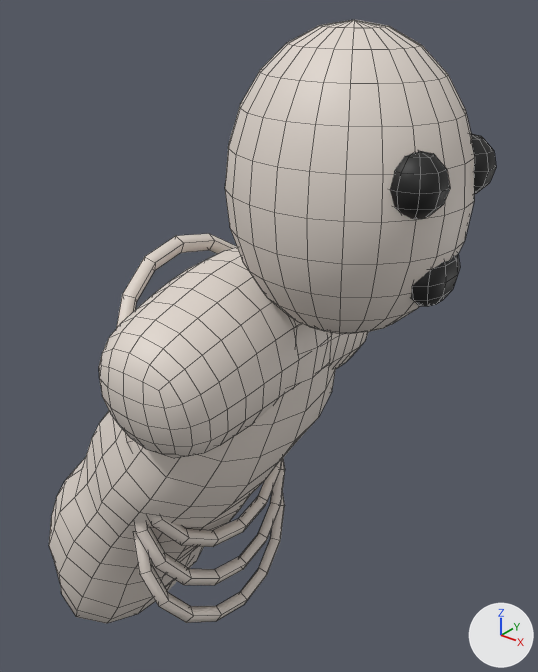
What one commit did to the FBX model Backrooms/RawAssets/Meshes/SM_Wretch_Torso.fbx.
One viewpoint serves both versions: a 50 mm lens placed at (0.623, -0.454, 0.704), pointed at (0.209, 0.064, 0.383). Every picture has the same lights, and +X, +Y and +Z are marked at lower right. The older version comes first. Mesh edges are drawn as thin lines.

Objects in the first picture: 'SM_Wretch_Torso'.
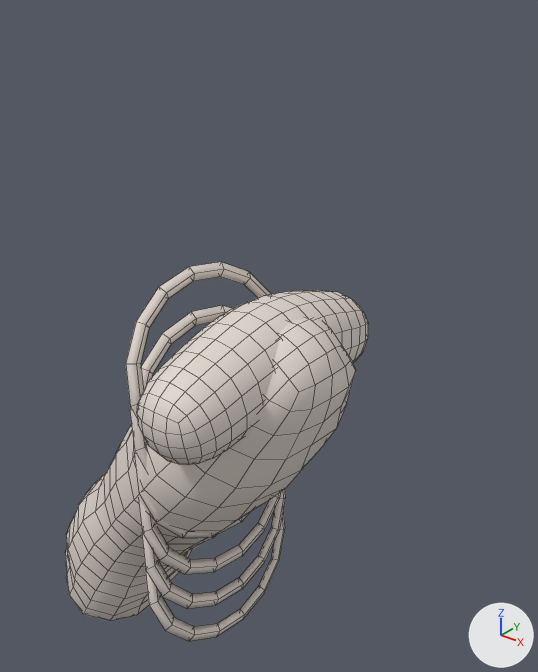
Diff of the bpy script that builds the scene:
```diff
--- a/Backrooms/RawAssets/Meshes/SM_Wretch_Torso.fbx.py
+++ b/Backrooms/RawAssets/Meshes/SM_Wretch_Torso.fbx.py
@@ me_sm_wretch_torso @@
 # used by ob_sm_wretch_torso; location = (0.0, 0.0, 0.0)
-me_sm_wretch_torso.from_pydata(...)  # 1322 vertices, 1364 faces; spans x -0.036..0.426, y -0.147..0.147, z 0.001..0.677
+me_sm_wretch_torso.from_pydata(...)  # 1236 vertices, 1280 faces; spans x -0.086..0.327, y -0.136..0.136, z -0.016..0.464
+# me_sm_wretch_torso part 1: the loose piece of 64 vertices spanning x 0.146..0.23, y -0.108..0.108, z 0.088..0.29 is multiplied about its middle by the matrix ((0.559, 0.0, -0.076), (0.0, 0.978, 0.0), (-0.124, 0.0, 0.815)), then moved by (0.007, 0.0, -0.037)
+# me_sm_wretch_torso part 2: the loose piece of 64 vertices spanning x 0.146..0.23, y -0.108..0.108, z 0.138..0.34 is multiplied about its middle by the matrix ((0.559, 0.0, -0.076), (0.0, 0.978, 0.0), (-0.124, 0.0, 0.815)), then moved by (0.007, 0.0, -0.042)
+# me_sm_wretch_torso part 3: the loose piece of 64 vertices spanning x 0.146..0.23, y -0.108..0.108, z 0.188..0.39 is multiplied about its middle by the matrix ((0.559, 0.0, -0.076), (0.0, 0.978, 0.0), (-0.124, 0.0, 0.815)), then moved by (0.007, 0.0, -0.047)
+# me_sm_wretch_torso part 4: the loose piece of 64 vertices spanning x 0.146..0.23, y -0.108..0.108, z 0.238..0.44 is multiplied about its middle by the matrix ((0.559, 0.0, -0.076), (0.0, 0.978, 0.0), (-0.124, 0.0, 0.815)), then moved by (0.007, 0.0, -0.052)
+# me_sm_wretch_torso part 5: the loose piece of 64 vertices spanning x 0.146..0.23, y -0.108..0.108, z 0.238..0.44 is copied, and the copy is multiplied about its middle by the matrix ((0.559, 0.0, -0.076), (0.0, 0.978, 0.0), (-0.124, 0.0, 0.815)), then moved by (0.007, 0.0, -0.007); it spans x 0.165..0.225, y -0.106..0.106, z 0.245..0.419
+# me_sm_wretch_torso part 6: the loose piece of 290 vertices spanning x -0.036..0.311, y -0.117..0.119, z 0.001..0.486 is rebuilt with 354 vertices and now spans x -0.037..0.327, y -0.104..0.105, z -0.008..0.443
+# me_sm_wretch_torso part 7: the loose piece of 290 vertices spanning x 0.168..0.308, y -0.147..0.147, z 0.35..0.494 is rebuilt with 290 vertices and now spans x 0.208..0.302, y -0.136..0.136, z 0.349..0.451
+# me_sm_wretch_torso part 8: the loose piece of 266 vertices spanning x 0.24..0.424, y -0.085..0.085, z 0.453..0.677 is deleted
+# me_sm_wretch_torso part 9: the loose piece of 52 vertices spanning x 0.384..0.426, y 0.013..0.057, z 0.563..0.607 is deleted
+# me_sm_wretch_torso part 10: the loose piece of 52 vertices spanning x 0.384..0.426, y -0.057..-0.013, z 0.563..0.607 is deleted
+# me_sm_wretch_torso part 11: the loose piece of 52 vertices spanning x 0.392..0.421, y -0.03..0.03, z 0.492..0.537 is deleted
+# me_sm_wretch_torso part 12: 63 vertices removed from x 0.146..0.23, y -0.108..0.108, z 0.288..0.49; 63 vertices added at x 0.165..0.225, y -0.106..0.106, z 0.29..0.464
+# other edits to the shape of me_sm_wretch_torso do not show in these pictures
 me_sm_wretch_torso.materials.append(mat_skin)
-me_sm_wretch_torso.materials.append(mat_dark)  # black #191919
```

Location of each change, (x1, y1, x2, y2) in pixels of the pictures (538 x 672 px; the box of a moved part takes in the faces that stretch with it):
'SM_Wretch_Torso', reshaped (32% narrower, 37% shorter)
    before: (49, 20, 496, 623)
    after: (65, 262, 368, 642)
part 1 of me_sm_wretch_torso, moved or reshaped
    before: (133, 491, 285, 623)
    after: (145, 510, 285, 642)
part 2 of me_sm_wretch_torso, moved or reshaped
    before: (134, 459, 285, 585)
    after: (142, 489, 286, 609)
part 3 of me_sm_wretch_torso, moved or reshaped
    before: (147, 460, 282, 547)
    after: (139, 492, 281, 575)
part 4 of me_sm_wretch_torso, moved or reshaped (mostly hidden)
    before: (125, 432, 132, 450)
    after: (134, 452, 251, 538)
part 5 of me_sm_wretch_torso, added
    after: (130, 305, 233, 470)
part 6 of me_sm_wretch_torso, rebuilt
    before: (49, 318, 336, 623)
    after: (65, 318, 356, 621)
part 7 of me_sm_wretch_torso, rebuilt (14% narrower, 17% shorter)
    before: (99, 247, 368, 458)
    after: (137, 290, 368, 465)
part 8 of me_sm_wretch_torso, deleted
    before: (225, 20, 475, 334)
part 9 of me_sm_wretch_torso, deleted (black)
    before: (471, 133, 496, 194)
part 10 of me_sm_wretch_torso, deleted (black)
    before: (390, 151, 450, 219)
part 11 of me_sm_wretch_torso, deleted (black)
    before: (411, 254, 460, 307)
part 12 of me_sm_wretch_torso, moved or reshaped
    before: (116, 234, 237, 328)
    after: (126, 262, 271, 417)
